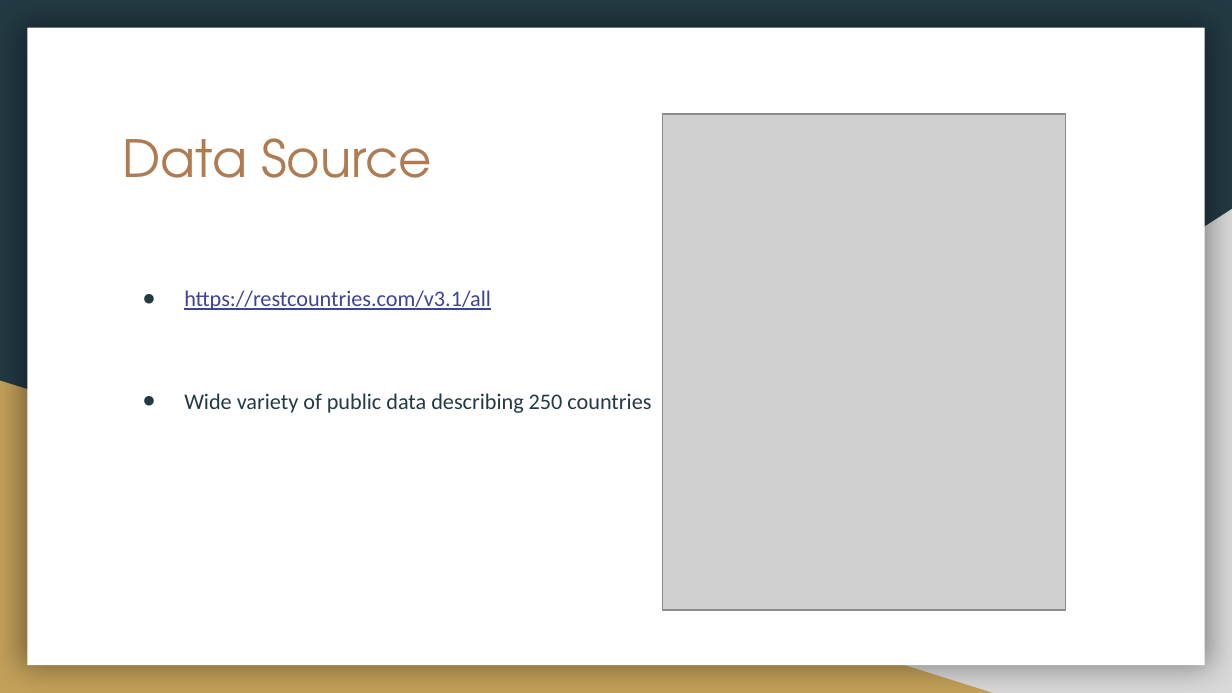
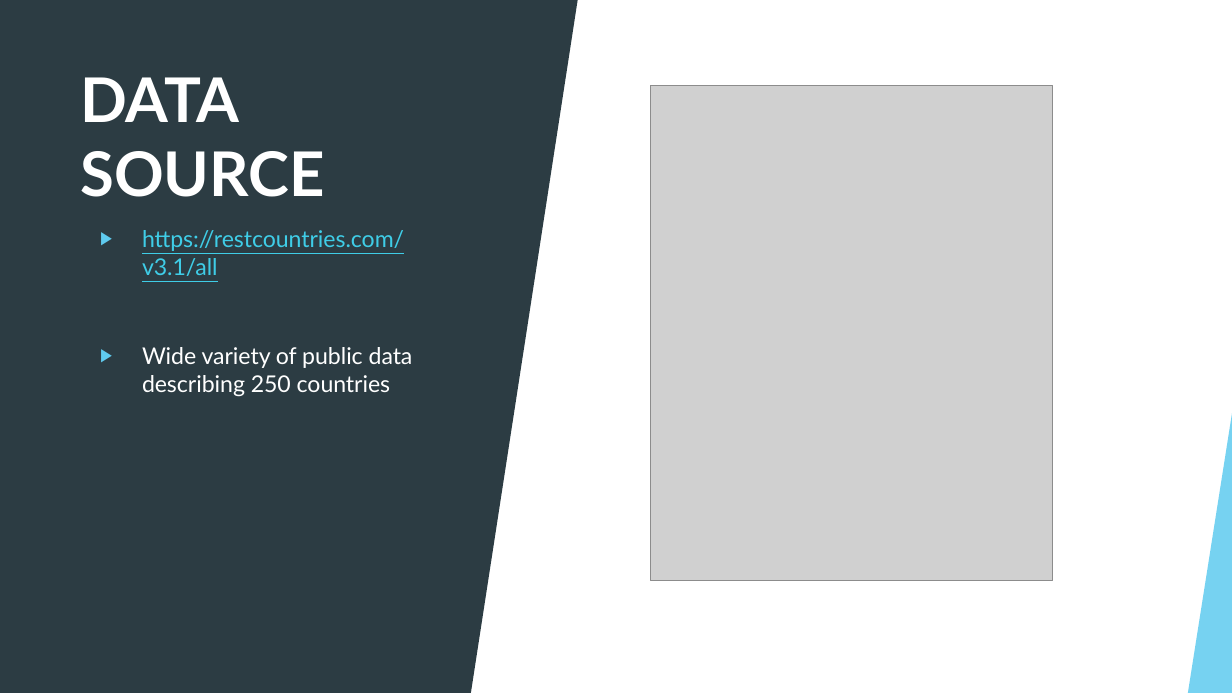
Before and after one commit to nelsonalb/World_Population-Project-3, a slide deck: slide 2 of Project 3- World Data Population.pptx. Drawn at 1232x693 pixels with LibreOffice and Linux fonts; fonts in the diff are those of the drawing; grey boxes stand for pictures. Boxes give left, top, right and bottom in pixels: in the first picture for what was removed or moved away, otherwise in the second. Text is boxed around its words. In the diff, an @@ line names an element or a change of style, - is before the commit and + after.

```diff
--- a/Project 3- World Data Population.pptx
+++ b/Project 3- World Data Population.pptx
@@ background #233A44 to #FFFFFF @@
@@ rectangle added at bbox=[0, 0, 1232, 692], fill #FFFFFF @@
@@ rectangle added at bbox=[0, 0, 471, 692], fill #2C3C43 @@
@@ rectangle removed at bbox=[27, 28, 1205, 665] @@
@@ triangle added at bbox=[471, 0, 578, 692], fill #2C3C43 @@
@@ title "DATA SOURCE" at bbox=[80, 77, 324, 197]: vertical alignment top to middle @@
@@ title at bbox=[80, 77, 324, 197]: text changed; size 30 to 36 pt; font TeX Gyre Adventor to Lato; text colour #AF7B51 to #FFFFFF; bold on @@
-Data Source
+DATA SOURCE
@@ picture: place and size @@
-picture at bbox=[663, 113, 1066, 610]
+picture at bbox=[650, 85, 1053, 580]
@@ right triangle removed at bbox=[483, 209, 1232, 693] @@
@@ text "https://restcountries.com/v3.1/all": place and size @@
-text "https://restcountries.com/v3.1/all" at bbox=[184, 290, 651, 413]
+text "https://restcountries.com/v3.1/all" at bbox=[142, 230, 413, 397]
@@ text "https://restcountries.com/v3.1/all" at bbox=[142, 230, 413, 397]: size 13 to 13.5 pt, font Calibri to Lato; text colour #3D4594 to #3FCDE7 in "https://restcountries.com/v3.1/all"; text colour #233A44 to #FFFFFF in "Wide variety of public data describing 250 ..."; bullet ● to ▶; line spacing 1.15 to 1; more space between paragraphs; bullet colour #233A44 to #5FCBEF; less space between paragraphs @@
@@ right triangle removed at bbox=[0, 381, 993, 693] @@
@@ group added at bbox=[0, 0, 1232, 693]: 5 freeform shapes, 3 triangles, 2 lines @@
@@ group added at bbox=[0, 0, 1232, 693]: 5 freeform shapes, 3 triangles, 2 lines @@
@@ triangle added at bbox=[1188, 405, 1232, 692], fill #5FCBEF at 85% opacity @@
```
Also in this commit, not shown: 6 other slides changed, 1 slide added, 1 slide removed.
